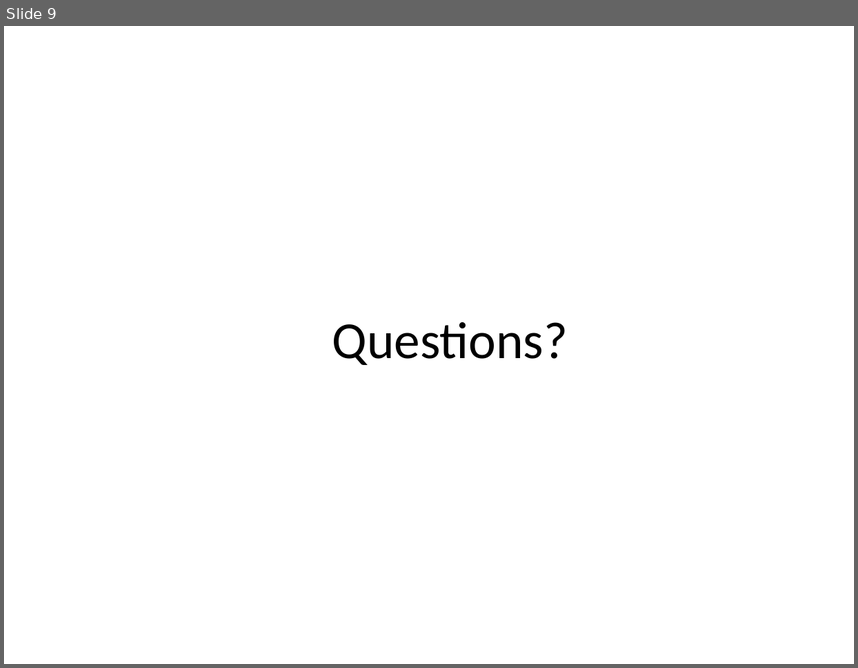
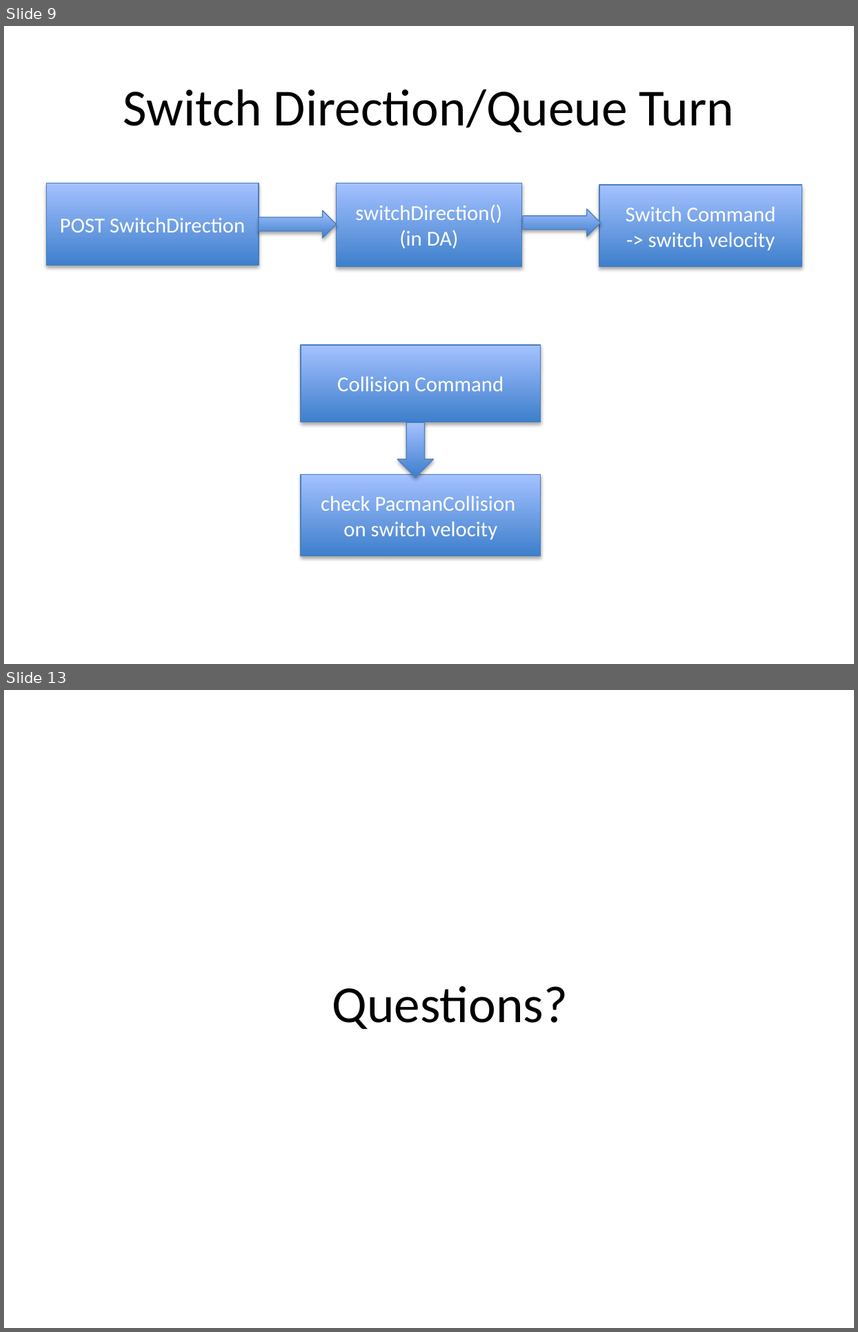
Before and after one commit to 11manu96/comp504-H7, a slide deck: src/main/resources/hw7_presentation.pptx. Shown one above the other, each under a label of ours: slide 9 before the commit, slides 9 and 13 after it; the slides between them are not shown. The pictures are 858x668 and 858x1332 pixels, drawn with LibreOffice and Linux fonts; fonts in the diff are those of the drawing. Boxes give left, top, right and bottom in pixels: in the first picture for what was removed or moved away, otherwise in the second. Text is boxed around its words. In the diff, an @@ line names an element or a change of style, - is before the commit and + after.

```diff
--- a/src/main/resources/hw7_presentation.pptx
+++ b/src/main/resources/hw7_presentation.pptx
@@ slide 9 added at [4,26,854,664], background #FFFFFF @@
@@ title added at [123,89,734,132], 44 pt, text #000000 @@
+Switch Direction/Queue Turn
@@ rectangle added at [47,183,259,265], fill gradient #3F80CE to #A4C4FF, outline #4B7EBC 0.75 pt, 18 pt, text #FFFFFF @@
+POST SwitchDirection
@@ rectangle added at [337,183,522,267], fill gradient #3F80CE to #A4C4FF, outline #4B7EBC 0.75 pt, 18 pt, text #FFFFFF @@
+switchDirection() (in DA)
@@ rectangle added at [599,185,802,267], fill gradient #3F80CE to #A4C4FF, outline #4B7EBC 0.75 pt, 18 pt, text #FFFFFF @@
+Switch Command
+-> switch velocity
@@ right arrow added at [259,210,337,238], fill gradient #3F80CE to #A4C4FF, outline #4B7EBC 0.75 pt @@
@@ right arrow added at [523,209,600,236], fill gradient #3F80CE to #A4C4FF, outline #4B7EBC 0.75 pt @@
@@ rectangle added at [301,345,540,421], fill gradient #3F80CE to #A4C4FF, outline #4B7EBC 0.75 pt, 18 pt, text #FFFFFF @@
+Collision Command
@@ down arrow added at [397,422,433,477], fill gradient #3F80CE to #A4C4FF, outline #4B7EBC 0.75 pt @@
@@ rectangle added at [301,474,540,556], fill gradient #3F80CE to #A4C4FF, outline #4B7EBC 0.75 pt, 18 pt, text #FFFFFF @@
+check PacmanCollision
+on switch velocity
@@ what was slide 9 is now slide 13 @@
```
Also in this commit, not shown: 2 slides changed, 6 other slides added, 9 slides removed.
